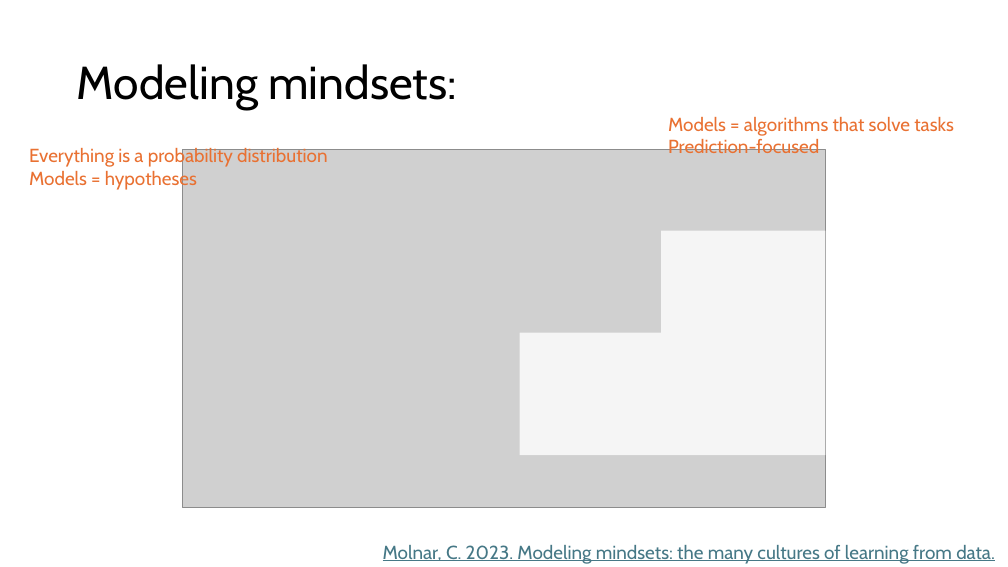
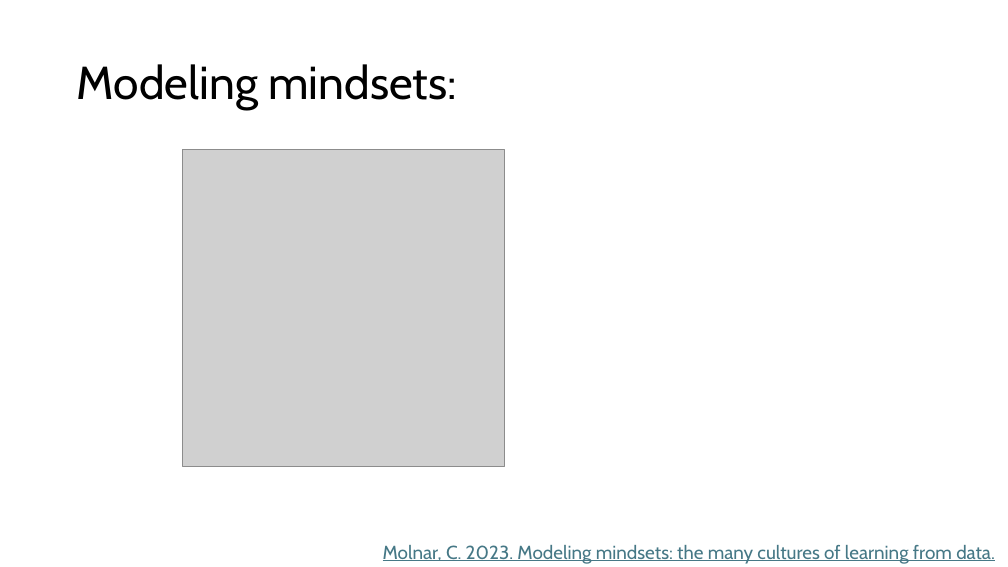
Before and after one commit to grantvagle/ml_methods_workshop, a slide deck: slide 6 of slides/01_what_is_ml.pptx (slide 4 before the commit). Drawn at 1008x567 pixels with LibreOffice and Linux fonts; fonts in the diff are those of the drawing; grey boxes stand for pictures. Boxes give left, top, right and bottom in pixels: in the first picture for what was removed or moved away, otherwise in the second. Text is boxed around its words. In the diff, an @@ line names an element or a change of style, - is before the commit and + after.

```diff
--- a/slides/01_what_is_ml.pptx
+++ b/slides/01_what_is_ml.pptx
@@ text removed at (x1=668, y1=117, x2=954, y2=153) @@
-Models = algorithms that solve tasks
-Prediction-focused
@@ text removed at (x1=29, y1=146, x2=327, y2=190) @@
-Everything is a probability distribution
-Models = hypotheses
@@ picture resized from (x1=183, y1=150, x2=826, y2=507) to (x1=183, y1=150, x2=504, y2=467) @@
@@ corner removed at (x1=520, y1=230, x2=825, y2=455) @@
```
Also in this commit, not shown: 4 other slides changed, 15 slides added, 3 slides removed.
